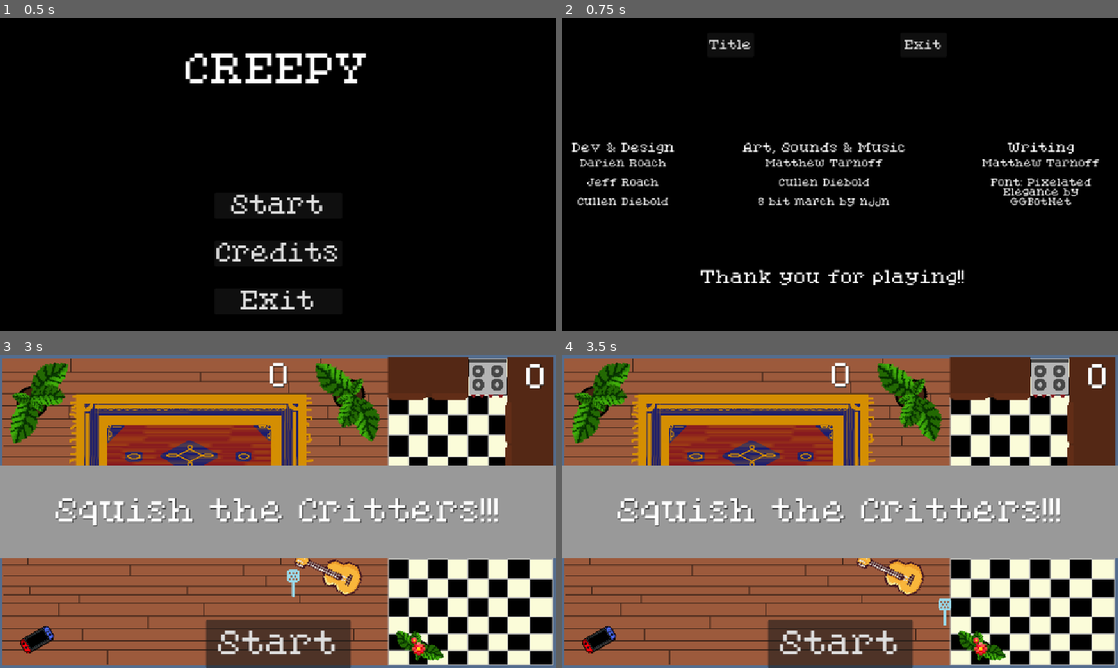
Above: before the commit, frames 1-4 (two rows, left to right).
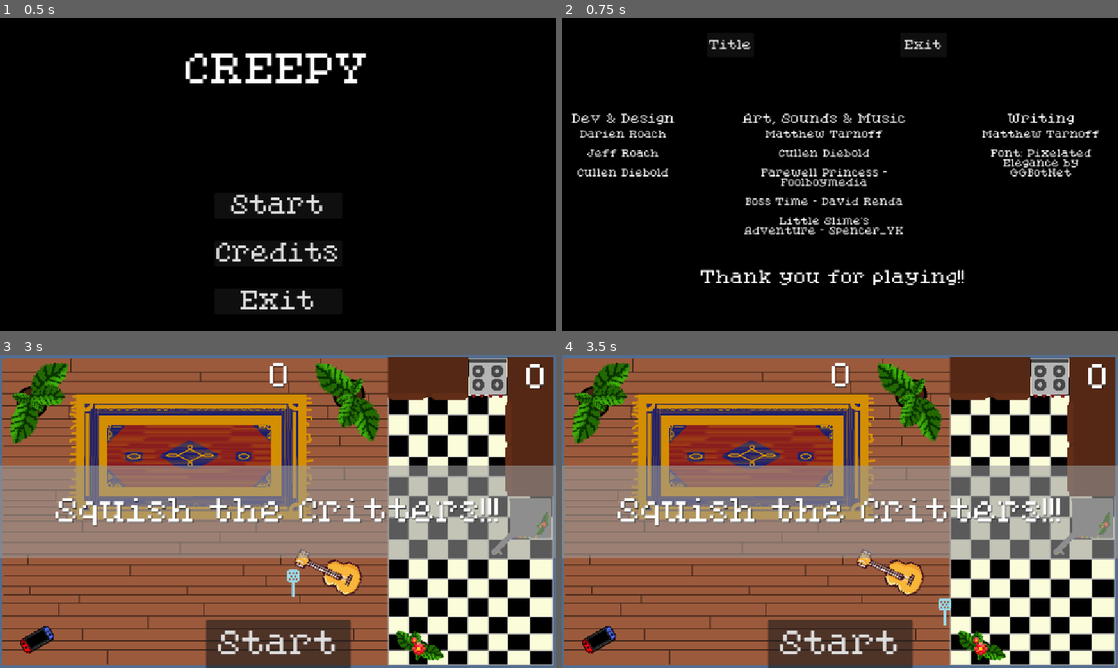
Above: after the commit, the same moments.

Repository: Evenwood/godotgamejame84
Game: Godot game, scene res://gui/title.tscn
Two runs of this game, one before a commit and one after it. Both use one fixed random seed, a clock stepped at 60 frames per second and the inputs below.
Inputs:
- Up to frame 1 (0.5 s): no input
- Up to frame 2 (0.75 s): click "Credits" at 0.5 s
- Up to frame 3 (3 s): click "Title" at 1.25 s; click "Start" at 2 s; click "Skip" at 2.75 s
- Up to frame 4 (3.5 s): no input

Frame 1 is identical in both runs. In frame 2, 7.2% of the frame differs, in the area x 1-97%, y 30-70%; in frame 3, 26%, in the area x 0-100%, y 35-65%; in frame 4, 26%.

Commit message:
added mp3's removed old mp3s not in use

Diff:
--- a/gamejam84/gui/credits.tscn
+++ b/gamejam84/gui/credits.tscn
@@ -73,7 +73,12 @@
 
 Cullen Diebold
 
-8 bit march by njjn"
+Farewell Princess - Foolboymedia
+
+Boss Time - David Renda
+
+Little Slime's Adventure - Spencer_YK
+"
 fit_content = true
 horizontal_alignment = 1
 vertical_alignment = 1
--- a/gamejam84/gui/stats.gd
+++ b/gamejam84/gui/stats.gd
@@ -28,6 +28,7 @@
 @onready var luck = $LevelPanel/MarginContainer/LabelContainer/LuckLabel
 
 @onready var stat_timer = $StatTimer
+@onready var audio_player = $AudioStreamPlayer
 
 func _ready() -> void:
 	stat_timer.wait_time = Core.STAT_SCREEN_TIME_INTERVAL
@@ -90,28 +91,41 @@
 func create_view() -> void:
 	stat_timer.start()
 	critters.show()
+	audio_player.play()
 	await stat_timer.timeout
 	$CritterPanel.show()
+	audio_player.play()
 	await stat_timer.timeout
 	bonus.show()
+	audio_player.play()
 	await stat_timer.timeout
 	powers.show()
+	audio_player.play()
 	await stat_timer.timeout
 	swats.show()
+	audio_player.play()
 	await stat_timer.timeout
 	succ_swats.show()
+	audio_player.play()
 	await stat_timer.timeout
 	accuracy.show()
+	audio_player.play()
 	await stat_timer.timeout
 	time.show()
+	audio_player.play()
 	await stat_timer.timeout
 	quests.show()
+	audio_player.play()
 	await stat_timer.timeout
 	$LevelPanel.show()
+	audio_player.play()
 	await stat_timer.timeout
 	continue_button.show()
+	audio_player.play()
 	restart_button.show()
+	audio_player.play()
 	exit_button.show()
+	audio_player.play()
 	stat_timer.stop()
 
 
--- a/gamejam84/gui/stats.tscn
+++ b/gamejam84/gui/stats.tscn
@@ -1,8 +1,9 @@
-[gd_scene load_steps=4 format=3 uid="uid://ddhv7gv0dw3am"]
+[gd_scene load_steps=5 format=3 uid="uid://ddhv7gv0dw3am"]
 
 [ext_resource type="Script" uid="uid://c1twi1peraaeq" path="res://gui/stats.gd" id="1_ut4vt"]
 [ext_resource type="FontFile" uid="uid://csuju232u5qsn" path="res://art/PixelatedEleganceRegular-ovyAA.ttf" id="1_wd47t"]
 [ext_resource type="StyleBox" uid="uid://d32ynww7y148n" path="res://gui/statstyle.tres" id="2_cap47"]
+[ext_resource type="AudioStream" uid="uid://cd3jo2eucxshd" path="res://art/bullet_point.mp3" id="4_y8cag"]
 
 [node name="Stats" type="CanvasLayer"]
 script = ExtResource("1_ut4vt")
@@ -301,6 +302,9 @@
 [node name="StatTimer" type="Timer" parent="."]
 ignore_time_scale = true
 
+[node name="AudioStreamPlayer" type="AudioStreamPlayer" parent="."]
+stream = ExtResource("4_y8cag")
+
 [connection signal="pressed" from="StatPanel/MarginContainer/LabelContainer/ButtonContainer/ContinueButton" to="." method="_on_continue_button_pressed"]
 [connection signal="pressed" from="StatPanel/MarginContainer/LabelContainer/ButtonContainer/RestartButton" to="." method="_on_restart_button_pressed"]
 [connection signal="pressed" from="StatPanel/MarginContainer/LabelContainer/ButtonContainer/ExitButton" to="." method="_on_exit_button_pressed"]
--- a/gamejam84/hud.gd
+++ b/gamejam84/hud.gd
@@ -16,9 +16,11 @@
 	show_message("Time's Up!")
 	# Wait until the MessageTimer has counted down.
 	await $MessageTimer.timeout
-
 	$Message.text = Core.MAIN_MESSAGE
 	$Message.show()
+	#audio_player.autoplay = false
+	#audio_player.volume_db = -10
+	#audio_player.stop()
 	# Make a one-shot timer and wait for it to finish.
 	await get_tree().create_timer(1.0).timeout
 	$StartButton.show()
@@ -28,14 +30,28 @@
 
 func update_time(time):
 	$TimerLabel.text = str(Core.TIME_LIMIT - time)
+	if time == 60:
+		audio_player.stop()
+
 
 
 func _on_start_button_pressed() -> void:
 	$StartButton.hide()
+	start_music()
 	start_game.emit()
+
+func start_music() -> void:
+	$StartButton.hide()
+	audio_player.stream = preload("res://art/2021-08-30_-_Boss_Time_-_www.FesliyanStudios.com.mp3")
+	audio_player.play()
+
+func stop_music() -> void:
+	$StartButton.hide()
+	audio_player.stop()
 
 func _on_message_timer_timeout() -> void:
 	$Message.hide()
+
 
 func update_quest_display(objective: String, progress: String):
 	quest_objective_label.text = "Quest: " + objective
--- /dev/null
+++ b/gamejam84/hud.tres
@@ -0,0 +1,4 @@
+[gd_resource type="StyleBoxFlat" format=3 uid="uid://ck3von8de5s5h"]
+
+[resource]
+bg_color = Color(0.607843, 0.607843, 0.607843, 0.580392)
--- a/gamejam84/hud.tscn
+++ b/gamejam84/hud.tscn
@@ -3,11 +3,10 @@
 [ext_resource type="FontFile" uid="uid://csuju232u5qsn" path="res://art/PixelatedEleganceRegular-ovyAA.ttf" id="1_37p78"]
 [ext_resource type="Script" uid="uid://b0krfvy2sgjwr" path="res://hud.gd" id="1_64ctp"]
 [ext_resource type="Shader" uid="uid://blr6y7iq3a77t" path="res://hud.gdshader" id="3_8sq4i"]
+[ext_resource type="StyleBox" uid="uid://ck3von8de5s5h" path="res://hud.tres" id="4_640wx"]
 
 [sub_resource type="ShaderMaterial" id="ShaderMaterial_640wx"]
 shader = ExtResource("3_8sq4i")
-
-[sub_resource type="StyleBoxFlat" id="StyleBoxFlat_8sq4i"]
 
 [node name="HUD" type="CanvasLayer"]
 script = ExtResource("1_64ctp")
@@ -42,7 +41,7 @@
 theme_override_colors/font_shadow_color = Color(0, 0, 0, 1)
 theme_override_fonts/font = ExtResource("1_37p78")
 theme_override_font_sizes/font_size = 64
-theme_override_styles/normal = SubResource("StyleBoxFlat_8sq4i")
+theme_override_styles/normal = ExtResource("4_640wx")
 text = "Squish the Critters!!!"
 horizontal_alignment = 1
 vertical_alignment = 1
@@ -94,6 +93,7 @@
 offset_bottom = 54.0
 
 [node name="AudioStreamPlayer" type="AudioStreamPlayer" parent="."]
+volume_db = -10.26
 
 [connection signal="pressed" from="StartButton" to="." method="_on_start_button_pressed"]
 [connection signal="timeout" from="MessageTimer" to="." method="_on_message_timer_timeout"]
--- a/gamejam84/main.gd
+++ b/gamejam84/main.gd
@@ -13,6 +13,7 @@
 
 @onready var player = $Player
 @onready var stats = $Stats
+@onready var hud = $HUD
 
 var squish_sound
 var pop_sound
@@ -194,7 +195,7 @@
 	for c in critters:
 		c.queue_free()
 	$HUD.show_message("Time's Up!")
-	audio_player.stop()
+
 	audio_player.stream = times_up_sound
 	audio_player.play()
 	await get_tree().create_timer(2.0).timeout
@@ -213,6 +214,7 @@
 func process_continue() -> void:
 	audio_player.stream = restart_sound
 	audio_player.play()
+	hud.start_music()
 	Engine.time_scale = 1
 	time = 0
 	$HUD.show_message("Level Up!")
@@ -223,6 +225,7 @@
 func process_restart() -> void:
 	audio_player.stream = restart_sound
 	audio_player.play()
+	hud.start_music()
 	Core.reset_state()
 	Engine.time_scale = 1
 	new_game()
@@ -361,6 +364,8 @@
 
 
 func _on_level_selection_made() -> void:
+	audio_player.stream = preload("res://art/level_up.mp3")
+	audio_player.play()
 	apply_level()
 	Engine.time_scale = 1
 	reset_game_state()
Not shown, added: gamejam84/art/2021-08-30_-_Boss_Time_-_www.FesliyanStudios.com.mp3.import
Not shown, added: gamejam84/art/bullet_point.mp3.import
Not shown, removed: gamejam84/art/cartoon-sad-face-squish-385356.mp3.import
Not shown, removed: gamejam84/art/cartoon-scream-1-6835.mp3.import
Not shown, removed: gamejam84/art/insane-funny-scream-199845.mp3.import
Not shown, added: gamejam84/art/level_up.mp3.import
Not shown, added: gamejam84/art/2021-08-30_-_Boss_Time_-_www.FesliyanStudios.com.mp3
Not shown, added: gamejam84/art/bullet_point.mp3
Not shown, removed: gamejam84/art/cartoon-sad-face-squish-385356.mp3
Not shown, removed: gamejam84/art/cartoon-scream-1-6835.mp3
Not shown, removed: gamejam84/art/insane-funny-scream-199845.mp3
Not shown, added: gamejam84/art/level_up.mp3
